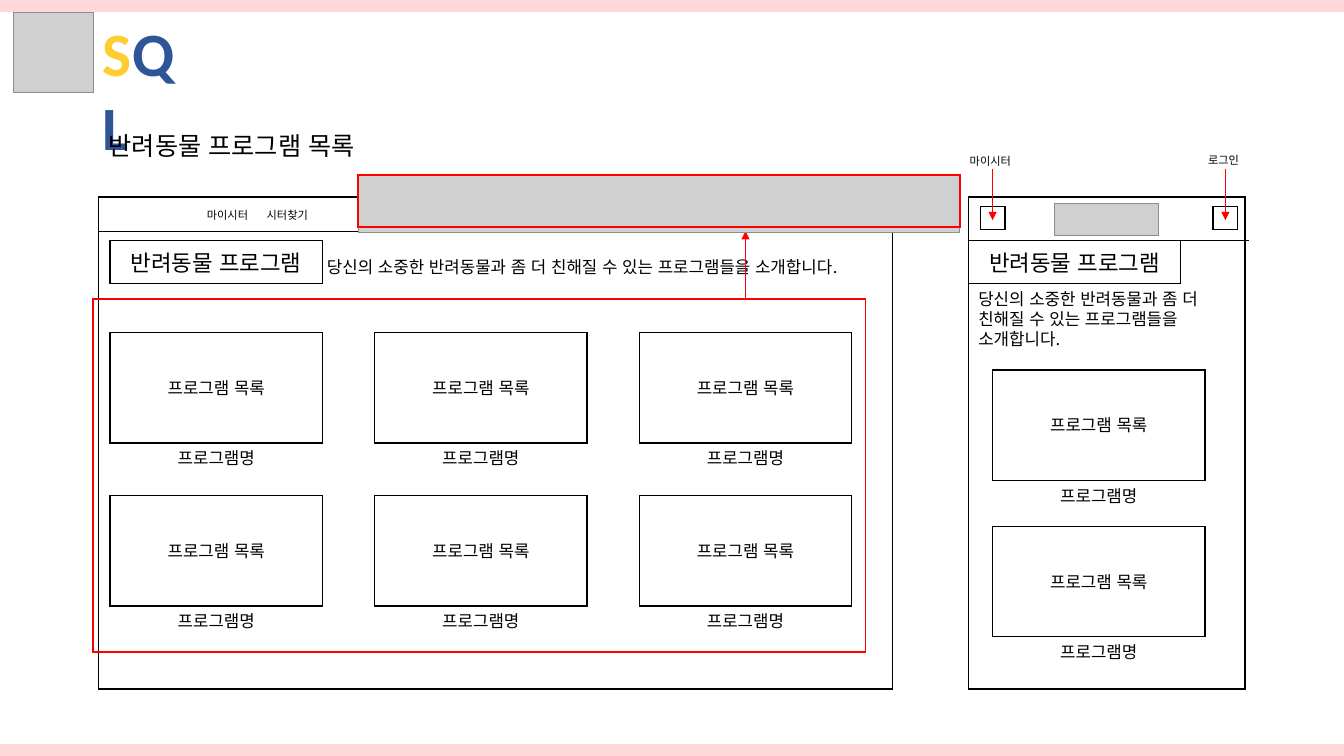
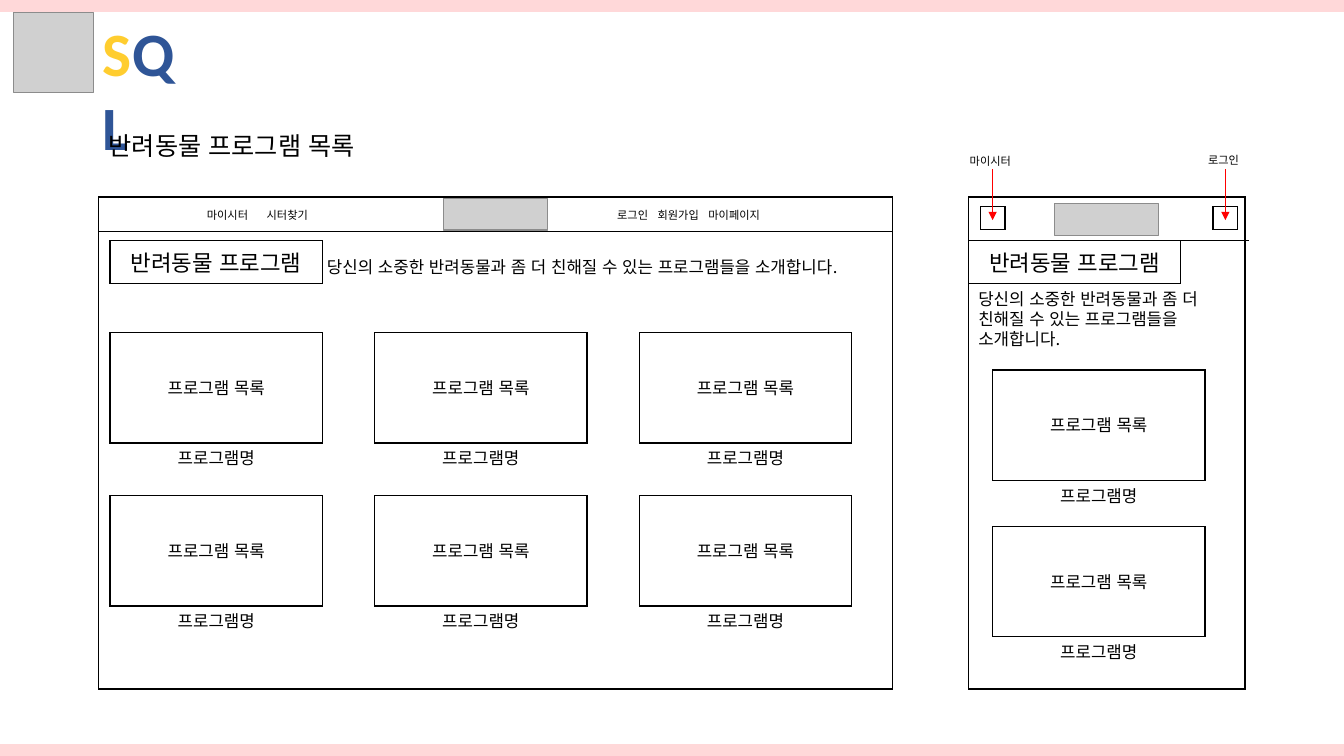
Before and after one commit to hhsw07/ezen-academy-projects, a slide deck: slide 21 of 발표자료(2차)/반려동물관리서비스.pptx. Drawn at 1344x756 pixels with LibreOffice and Linux fonts; fonts in the diff are those of the drawing; grey boxes stand for pictures. Boxes give left, top, right and bottom in pixels: in the first picture for what was removed or moved away, otherwise in the second. Text is boxed around its words. In the diff, an @@ line names an element or a change of style, - is before the commit and + after.

```diff
--- a/발표자료(2차)/반려동물관리서비스.pptx
+++ b/발표자료(2차)/반려동물관리서비스.pptx
@@ picture removed at [358,175,960,233] @@
@@ rectangle removed at [358,175,960,228] @@
@@ picture added at [444,199,547,230] @@
@@ text added at [617,209,760,220], 8 pt, text #000000 @@
+로그인 회원가입 마이페이지
@@ arrow removed from (746, 299) to (746, 231) @@
@@ rectangle removed at [93,299,865,652] @@
```
Also in this commit, not shown: 4 other slides changed.
